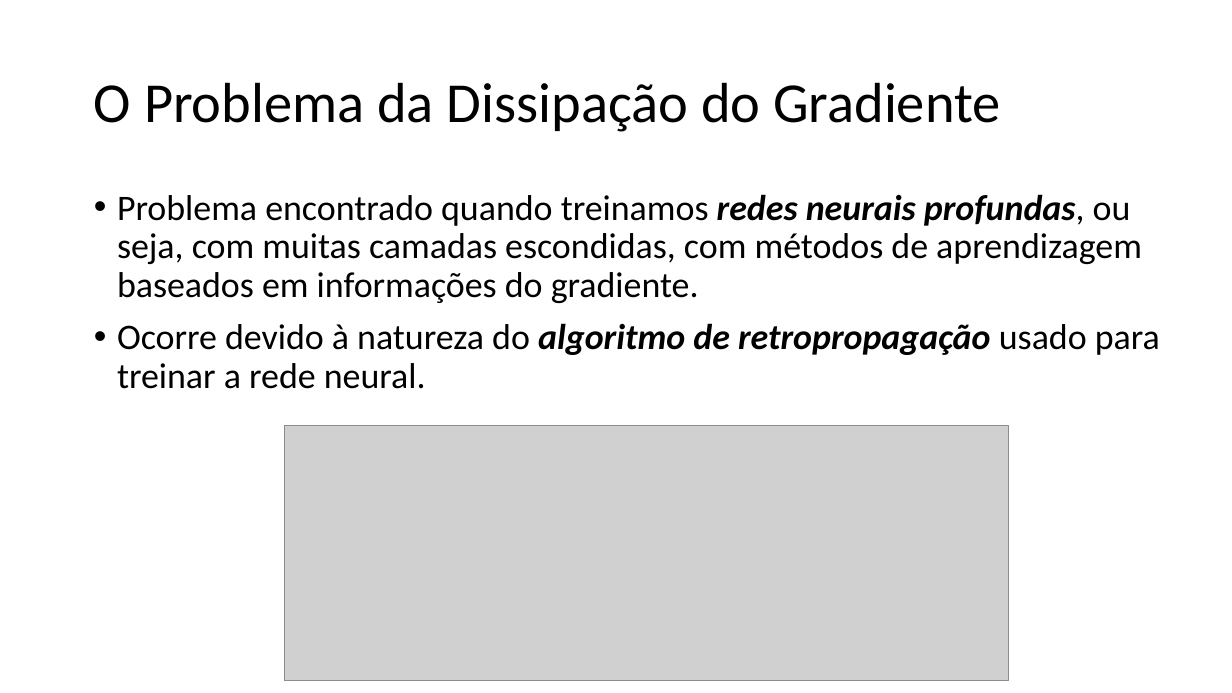
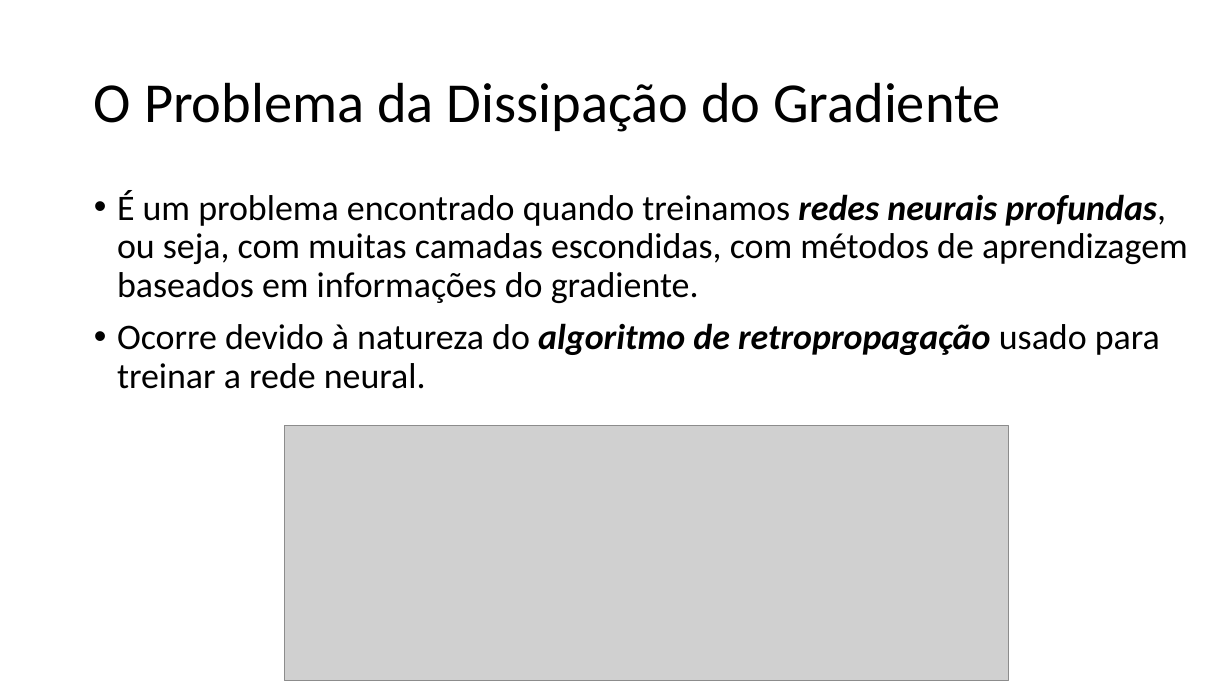
Before and after one commit to zz4fap/t320_aprendizado_de_maquina, a slide deck: slide 10 of slides/T320_Redes_Neurais_Artificiais (Parte II).pptx. Drawn at 1232x693 pixels with LibreOffice and Linux fonts; fonts in the diff are those of the drawing; grey boxes stand for pictures. Boxes give left, top, right and bottom in pixels: in the first picture for what was removed or moved away, otherwise in the second. Text is boxed around its words. In the diff, an @@ line names an element or a change of style, - is before the commit and + after.

```diff
--- a/slides/T320_Redes_Neurais_Artificiais (Parte II).pptx
+++ b/slides/T320_Redes_Neurais_Artificiais (Parte II).pptx
@@ text at (x1=117, y1=190, x2=1188, y2=303): text changed @@
-• Problema encontrado quando treinamos redes neurais profundas, ou seja, com muitas camadas escondidas, com métodos de aprendizagem baseados em informações do gradiente.
+• É um problema encontrado quando treinamos redes neurais profundas, ou seja, com muitas camadas escondidas, com métodos de aprendizagem baseados em informações do gradiente.
```
Also in this commit, not shown: 8 other slides changed, 1 other file.
